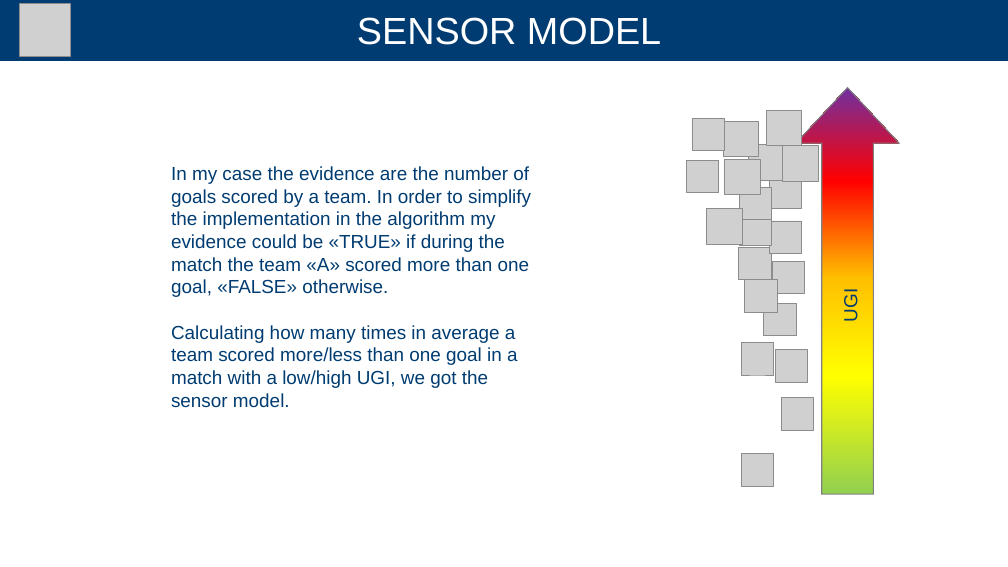
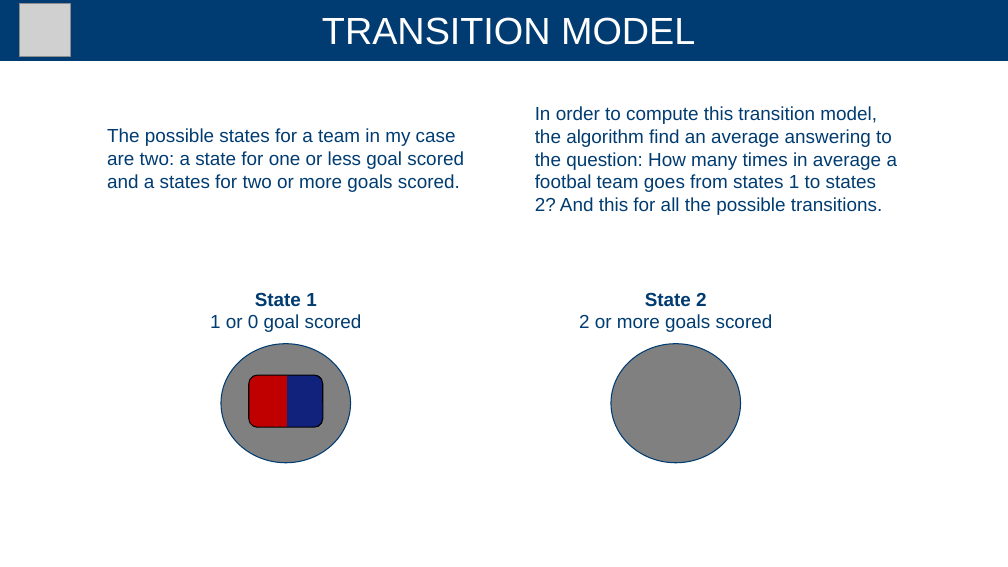
Before and after one commit to andreaTufo/FootballBettingDetectionSystem, a slide deck: slide 7 of presentation/presentation.pptx (slide 9 before the commit). Drawn at 1008x567 pixels with LibreOffice and Linux fonts; fonts in the diff are those of the drawing; grey boxes stand for pictures. Boxes give left, top, right and bottom in pixels: in the first picture for what was removed or moved away, otherwise in the second. Text is boxed around its words. In the diff, an @@ line names an element or a change of style, - is before the commit and + after.

```diff
--- a/presentation/presentation.pptx
+++ b/presentation/presentation.pptx
@@ title at <box>322,17,695,45</box>: text changed @@
-SENSOR MODEL
+TRANSITION MODEL
@@ up arrow removed at <box>796,88,899,495</box> @@
@@ text added at <box>535,106,898,215</box>, 18 pt, text #003C71 @@
+In order to compute this transition model, the algorithm find an average answering to the question: How many times in average a footbal team goes from states 1 to states 2? And this for all the possible transitions.
@@ picture removed at <box>693,119,725,151</box> @@
@@ picture removed at <box>766,110,802,146</box> @@
@@ text at <box>107,128,464,192</box>: text changed @@
-In my case the evidence are the number of goals scored by a team. In order to simplify the implementation in the algorithm my evidence could be «TRUE» if during the match the team «A» scored more than one goal, «FALSE» otherwise.
-Calculating how many times in average a team scored more/less than one goal in a match with a low/high UGI, we got the sensor model.
+The possible states for a team in my case are two: a state for one or less goal scored and a states for two or more goals scored.
@@ picture removed at <box>723,121,758,157</box> @@
@@ picture removed at <box>749,145,784,181</box> @@
@@ picture removed at <box>783,145,818,181</box> @@
@@ picture removed at <box>687,160,719,193</box> @@
@@ picture removed at <box>725,159,761,194</box> @@
@@ picture removed at <box>770,176,802,209</box> @@
@@ picture removed at <box>707,209,743,244</box> @@
@@ picture removed at <box>740,188,772,220</box> @@
@@ picture removed at <box>740,213,772,246</box> @@
@@ picture removed at <box>770,221,802,253</box> @@
@@ picture removed at <box>739,247,771,280</box> @@
@@ picture removed at <box>772,262,805,294</box> @@
@@ text added at <box>210,292,362,332</box>, 18 pt, text #003C71 @@
+State 1
+1 or 0 goal scored
@@ text added at <box>579,292,773,332</box>, 18 pt, text #003C71 @@
+State 2
+2 or more goals scored
@@ picture removed at <box>745,280,777,312</box> @@
@@ text removed at <box>840,294,861,321</box> @@
-UGI
@@ picture removed at <box>764,303,796,336</box> @@
@@ ellipse added at <box>221,344,350,464</box>, fill #808080, outline #003C71 1 pt @@
@@ ellipse added at <box>611,344,740,464</box>, fill #808080, outline #003C71 1 pt @@
@@ picture removed at <box>742,343,774,375</box> @@
@@ picture removed at <box>775,349,808,382</box> @@
@@ rounded rectangle added at <box>249,375,323,427</box>, fill gradient #C00000 to #11227D, outline #000000 1 pt @@
@@ picture removed at <box>781,398,814,430</box> @@
@@ picture removed at <box>742,454,774,486</box> @@
```
Also in this commit, not shown: 6 other slides changed, 2 slides added.
